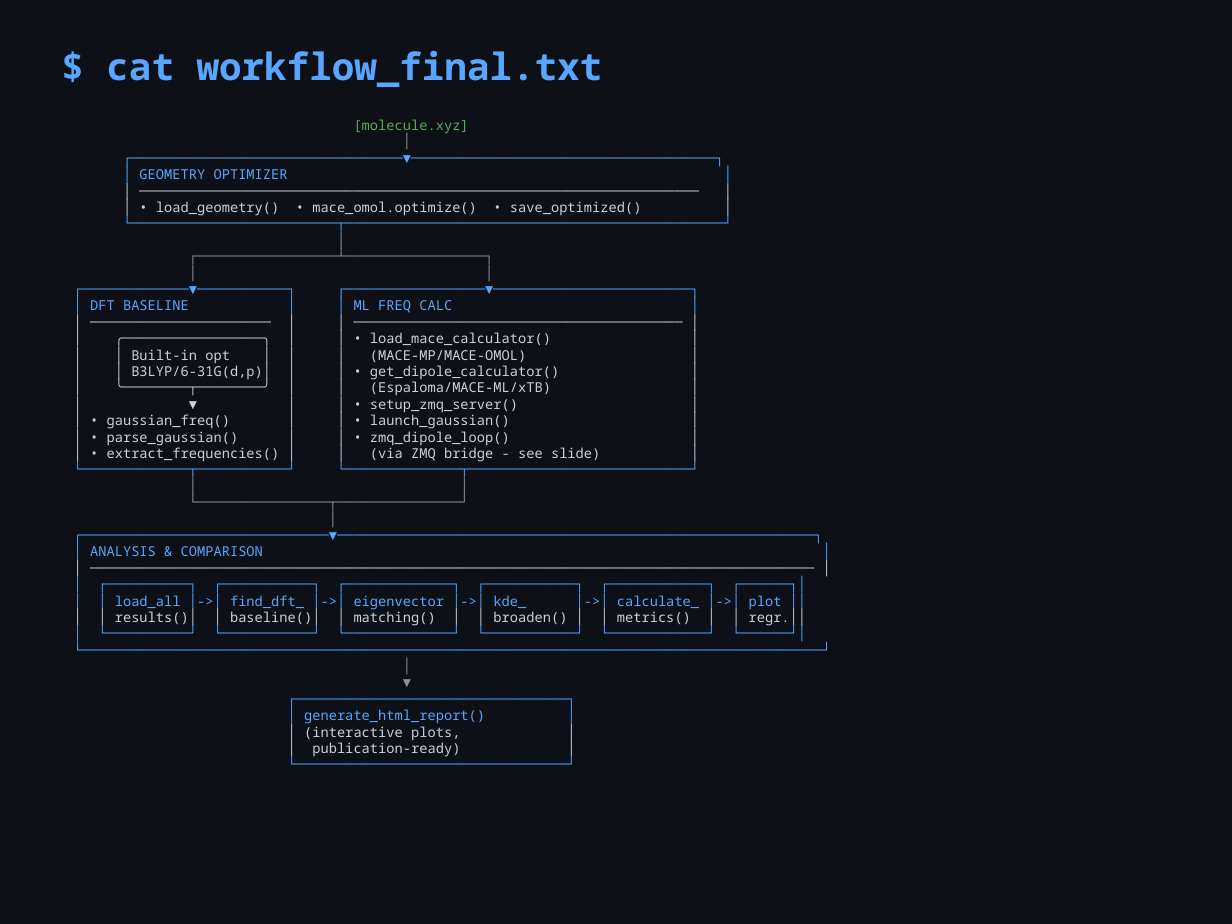
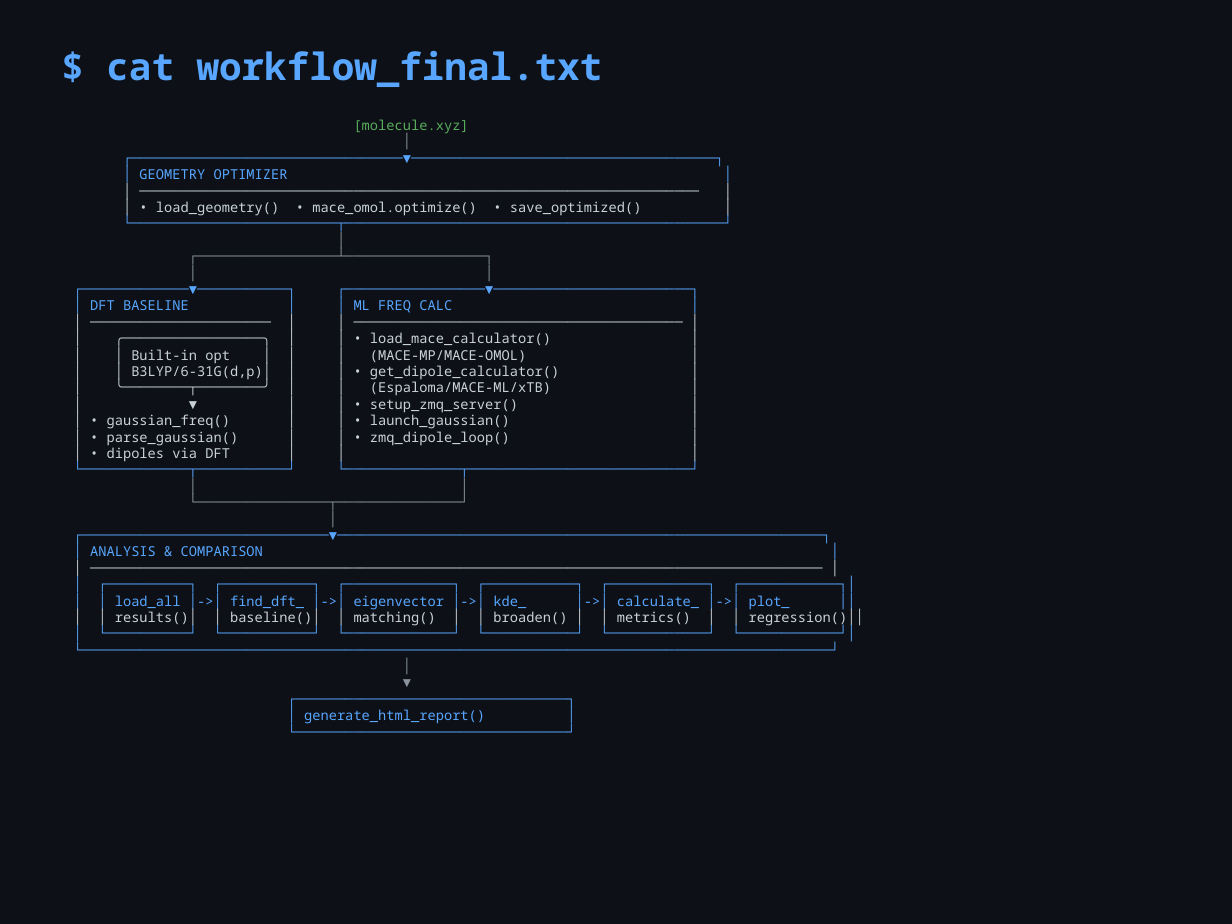
Before and after one commit to mott91/mace_gaussian_interface, a slide deck: slide 9 of presentation/test_detailed_workflow.pptx. Drawn at 1232x924 pixels with LibreOffice and Linux fonts; fonts in the diff are those of the drawing. Boxes give left, top, right and bottom in pixels: in the first picture for what was removed or moved away, otherwise in the second. Text is boxed around its words. In the diff, an @@ line names an element or a change of style, - is before the commit and + after.

```diff
--- a/presentation/test_detailed_workflow.pptx
+++ b/presentation/test_detailed_workflow.pptx
@@ text at (90,119,864,724): text changed @@
-┌──────────────────────────────▼──────────────────────────────────────────────────────────┐
+┌──────────────────────────────▼───────────────────────────────────────────────────────────┐
@@ text at (107,445,230,462): text changed @@
-│ • extract_frequencies() │ │ (via ZMQ bridge - see slide) │
+│ • dipoles via DFT │ │ │
@@ text at (115,595,864,627): text changed @@
-│ ──────────────────────────────────────────────────────────────────────────────────────── │
-│ ┌──────────┐ ┌───────────┐ ┌─────────────┐ ┌───────────┐ ┌────────────┐ ┌──────┐│
-│ │ load_all │->│ find_dft_ │->│ eigenvector │->│ kde_ │->│ calculate_ │->│ plot ││
-│ │ results()│ │ baseline()│ │ matching() │ │ broaden() │ │ metrics() │ │ regr.││
-│ └──────────┘ └───────────┘ └─────────────┘ └───────────┘ └────────────┘ └──────┘│
-└──────────────────────────────────────────────────────────────────────────────────────────┘
+│ ───────────────────────────────────────────────────────────────────────────────────────── │
+│ ┌──────────┐ ┌───────────┐ ┌─────────────┐ ┌───────────┐ ┌────────────┐ ┌────────────┐│
+│ │ load_all │->│ find_dft_ │->│ eigenvector │->│ kde_ │->│ calculate_ │->│ plot_ ││
+│ │ results()│ │ baseline()│ │ matching() │ │ broaden() │ │ metrics() │ │ regression()││
+│ └──────────┘ └───────────┘ └─────────────┘ └───────────┘ └────────────┘ └────────────┘│
+└───────────────────────────────────────────────────────────────────────────────────────────┘
@@ text at (304,726,460,757): paragraphs removed @@
-│ (interactive plots, │
-│ publication-ready) │
```
Also in this commit, not shown: 1 other file.
